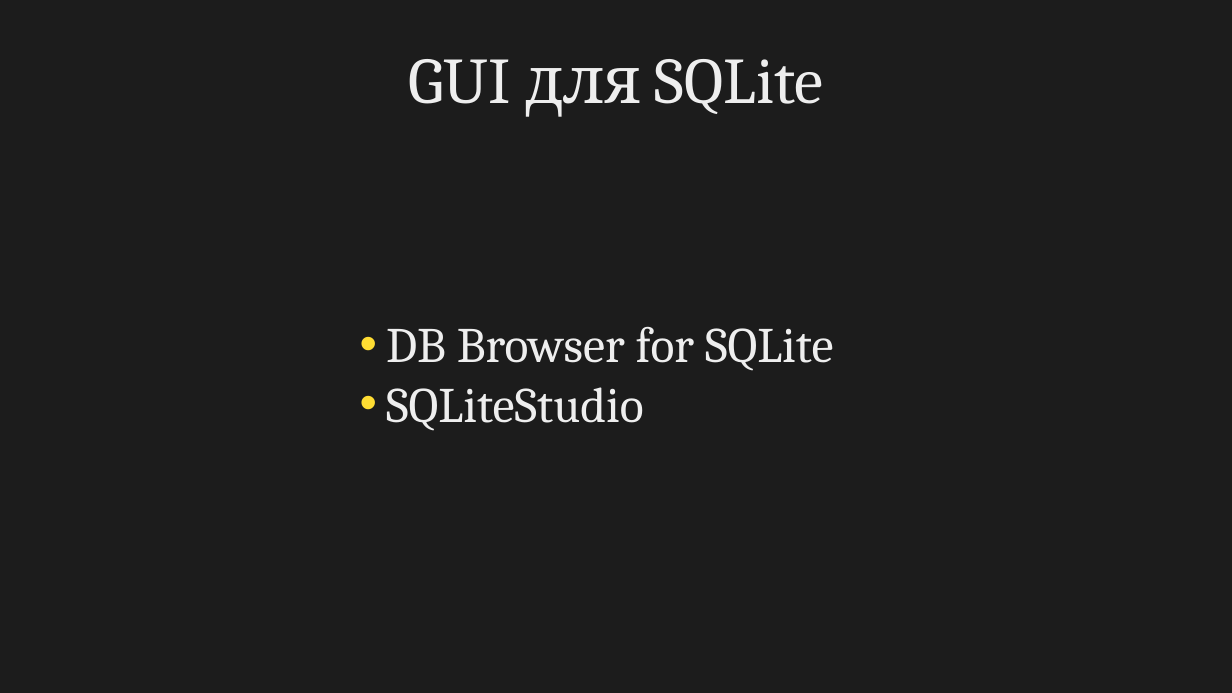
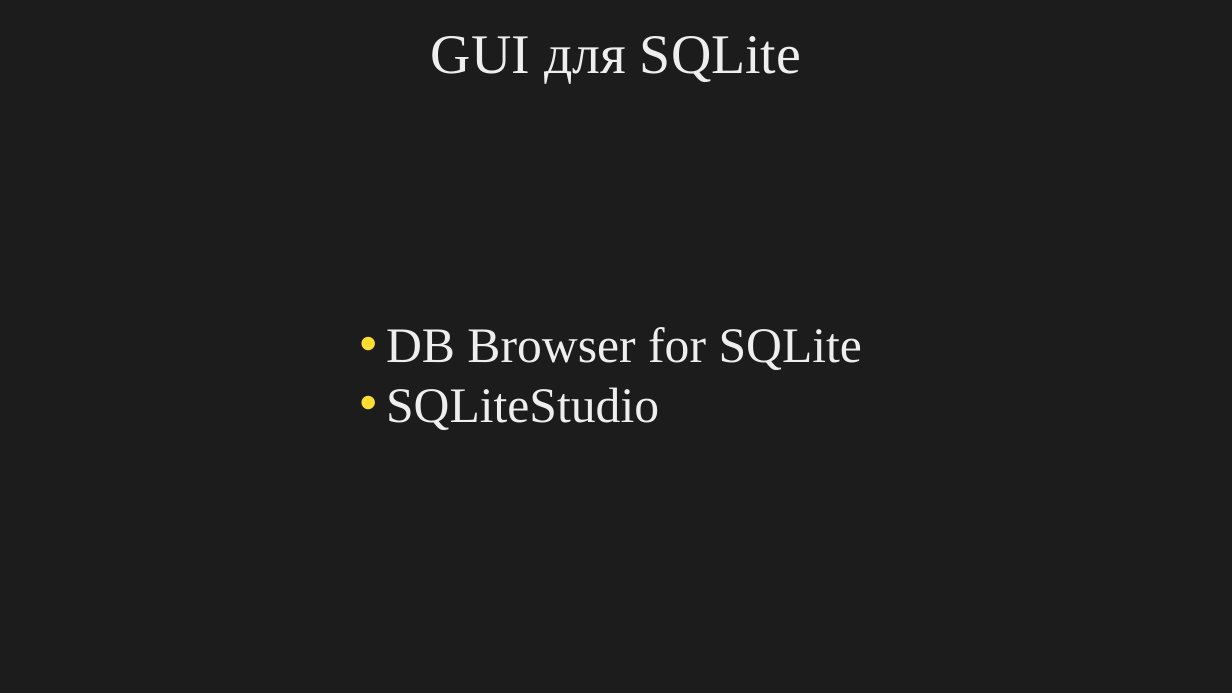
Before and after one commit to Evtish/sqlite-cpp-example, a slide deck: slide 1 of instructions.pptx. Drawn at 1232x693 pixels with LibreOffice and Linux fonts; fonts in the diff are those of the drawing. Boxes give left, top, right and bottom in pixels: in the first picture for what was removed or moved away, otherwise in the second. Text is boxed around its words. In the diff, an @@ line names an element or a change of style, - is before the commit and + after.

```diff
--- a/instructions.pptx
+++ b/instructions.pptx
@@ text "GUI для SQLite" moved from (x1=409, y1=59, x2=824, y2=117) to (x1=431, y1=36, x2=801, y2=83) @@
@@ text "GUI для SQLite" at (x1=431, y1=36, x2=801, y2=83): size 42 to 36 pt, font Cambria to Times New Roman; vertical alignment bottom to top @@
@@ text "DB Browser for SQLite" at (x1=386, y1=327, x2=862, y2=430): font Cambria to Times New Roman @@
```
Also in this commit, not shown: 11 other slides changed.
